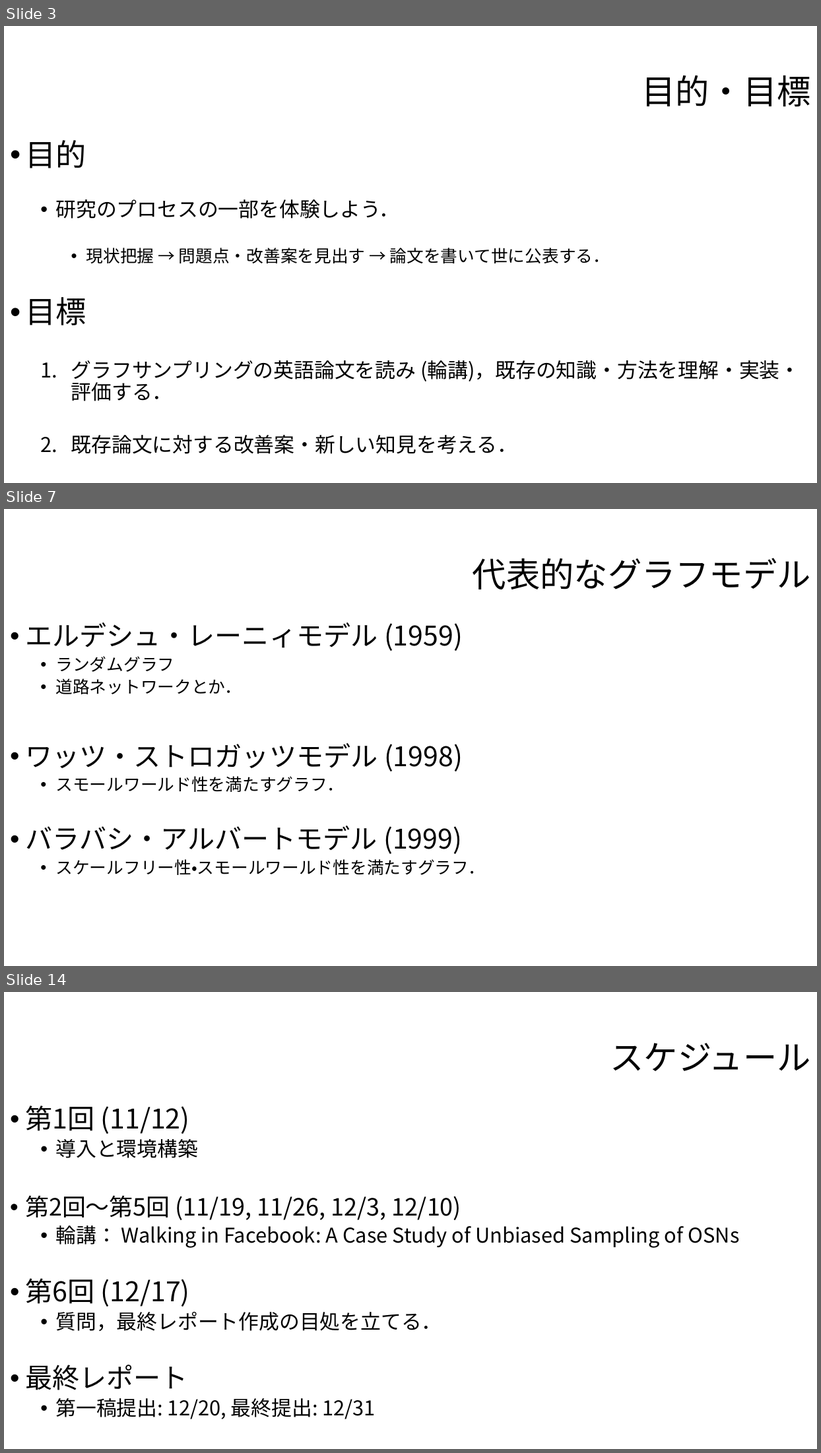
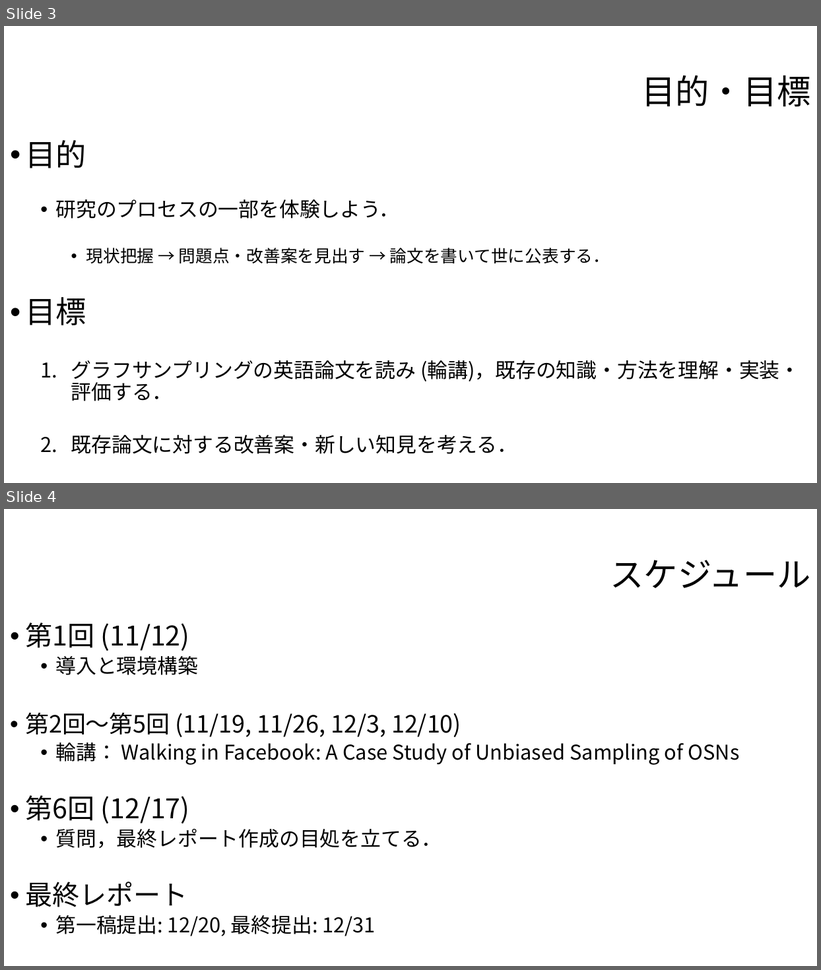
Before and after one commit to hiragaatsuya/trial_shudolab_2019, a slide deck: 第1回スライド.pptx. Shown one above the other, each under a label of ours: slides 3, 7 and 14 before the commit, slides 3 and 4 after it; the slides between them are not shown. The pictures are 821x1453 and 821x970 pixels, drawn with LibreOffice and Linux fonts; fonts in the diff are those of the drawing; background and template pictures are left out. Boxes give left, top, right and bottom in pixels: in the first picture for what was removed or moved away, otherwise in the second. Text is boxed around its words. In the diff, an @@ line names an element or a change of style, - is before the commit and + after.

```diff
--- a/第1回スライド.pptx
+++ b/第1回スライド.pptx
@@ slide 7 removed at <box>4,509,817,966</box>, background #FFFFFF @@
@@ title removed at <box>473,558,811,590</box> @@
-代表的なグラフモデル
@@ text removed at <box>25,623,486,875</box> @@
-• エルデシュ・レーニィモデル (1959)
-  • ランダムグラフ
-  • 道路ネットワークとか．
-• ワッツ・ストロガッツモデル (1998)
-  • スモールワールド性を満たすグラフ．
-• バラバシ・アルバートモデル (1999)
-  • スケールフリー性・スモールワールド性を満たすグラフ．
@@ what was slide 14 is now slide 4 @@
```
Also in this commit, not shown: 7 slides changed, 2 slides added, 4 other slides removed, 2 other files.
